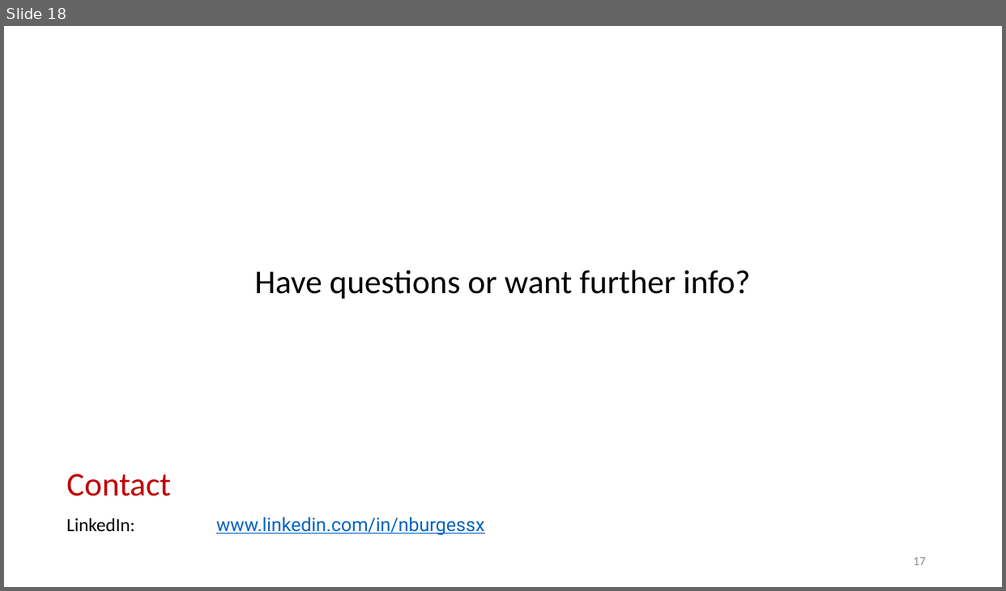
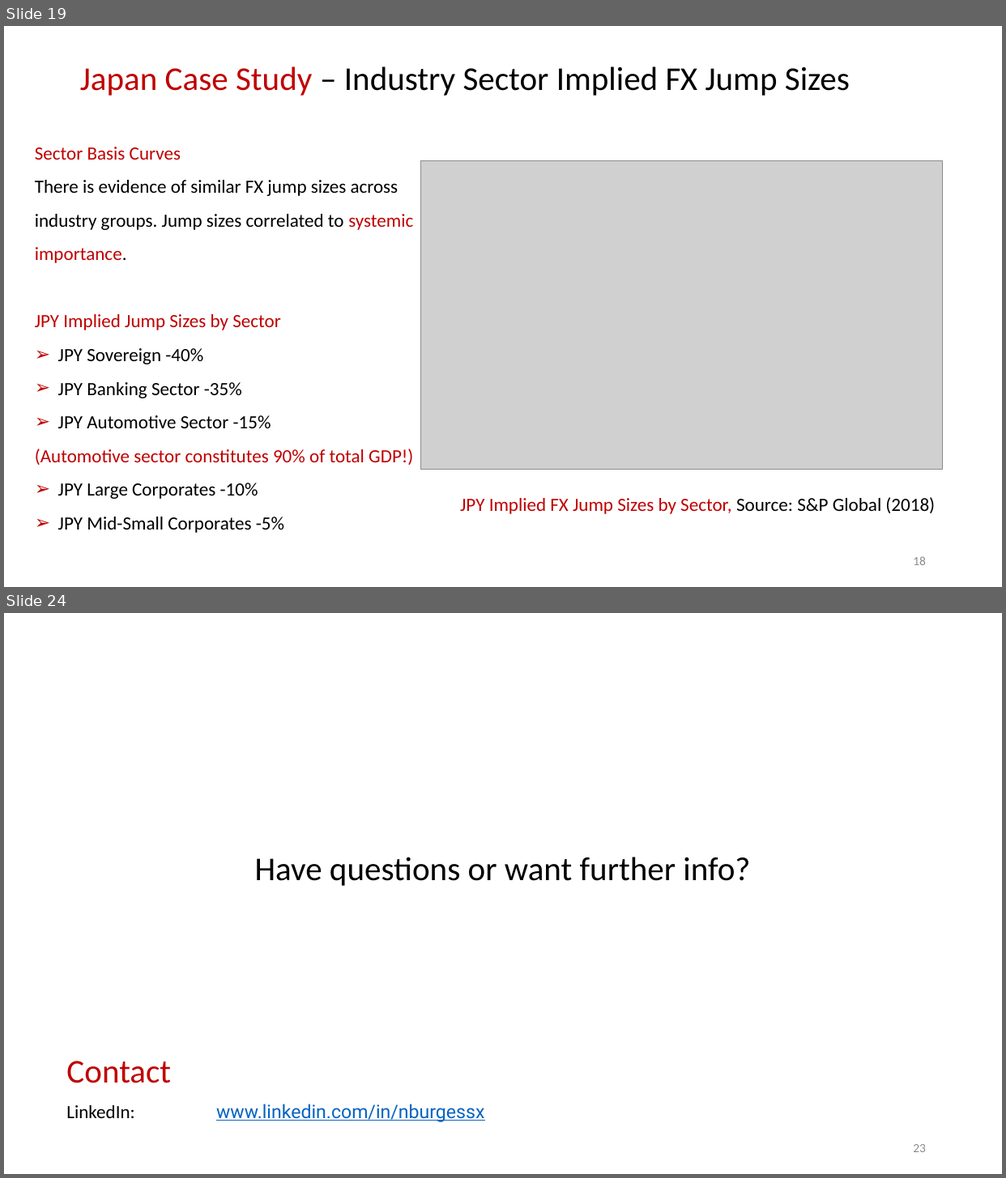
Before and after one commit to nburgessx/QuantResearch, a slide deck: Quanto CDS/Quanto CDS Pricing, Theory & Practice.pptx. Shown one above the other, each under a label of ours: slide 18 before the commit, slides 19 and 24 after it; the slides between them are not shown. The pictures are 1006x591 and 1006x1178 pixels, drawn with LibreOffice and Linux fonts; fonts in the diff are those of the drawing; grey boxes stand for pictures. Boxes give left, top, right and bottom in pixels: in the first picture for what was removed or moved away, otherwise in the second. Text is boxed around its words. In the diff, an @@ line names an element or a change of style, - is before the commit and + after.

```diff
--- a/Quanto CDS/Quanto CDS Pricing, Theory & Practice.pptx
+++ b/Quanto CDS/Quanto CDS Pricing, Theory & Practice.pptx
@@ slide 19 added at bbox=[4, 26, 1002, 587], background #FFFFFF @@
@@ title added at bbox=[80, 66, 850, 96], 32 pt, text #000000 @@
+Japan Case Study – Industry Sector Implied FX Jump Sizes
@@ text added at bbox=[35, 147, 413, 533], 18 pt, text #000000 @@
+Sector Basis Curves
+There is evidence of similar FX jump sizes across industry groups. Jump sizes correlated to systemic importance.
+JPY Implied Jump Sizes by Sector
+➢ JPY Sovereign -40%
+➢ JPY Banking Sector -35%
+➢ JPY Automotive Sector -15%
+(Automotive sector constitutes 90% of total GDP!)
+➢ JPY Large Corporates -10%
+➢ JPY Mid-Small Corporates -5%
@@ picture added at bbox=[421, 161, 943, 470] @@
@@ text added at bbox=[460, 497, 935, 514], 18 pt, text #C00000 @@
+JPY Implied FX Jump Sizes by Sector, Source: S&P Global (2018)
@@ page number added at bbox=[913, 557, 926, 565], 12 pt, text #8C8C8C @@
+18
@@ what was slide 18 is now slide 24 @@
@@ page number at bbox=[913, 1144, 926, 1152]: text changed @@
-17
+23
```
Also in this commit, not shown: 14 slides changed, 5 other slides added, 10 other files.
